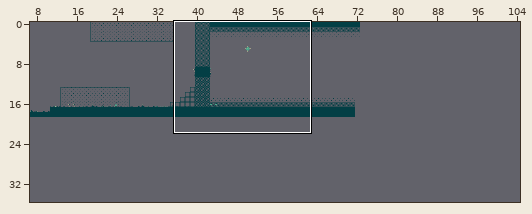
Tiled map -- main.data/level_1.tmx. The picture above shows the old version from afar; the outline marks the close-up.
Close-up. Before the commit:
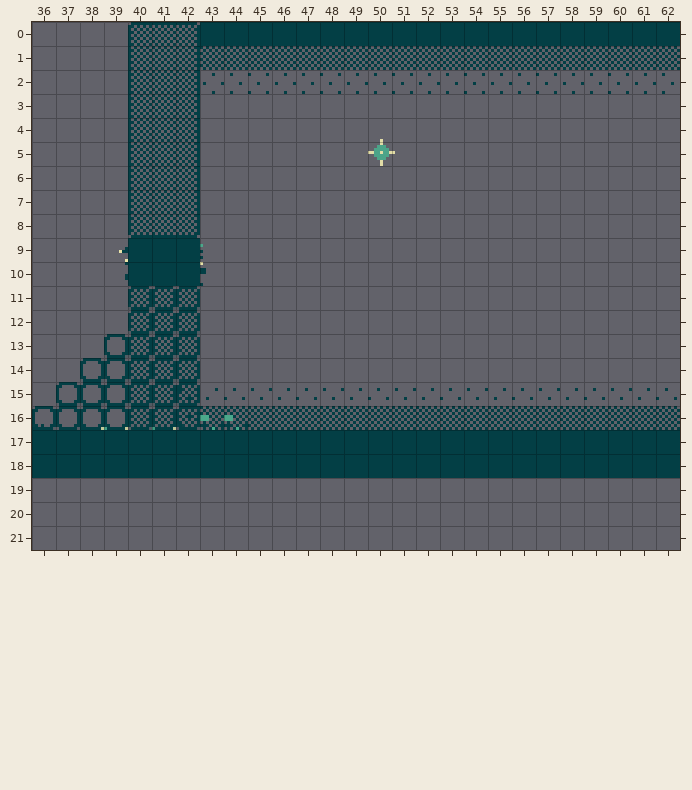
Cells are 8x8 px. Shown: x 36..62, y 0..21. The commit also changed other parts of the map, which this record leaves out. The old version is drawn lined up with the new one.
The result:
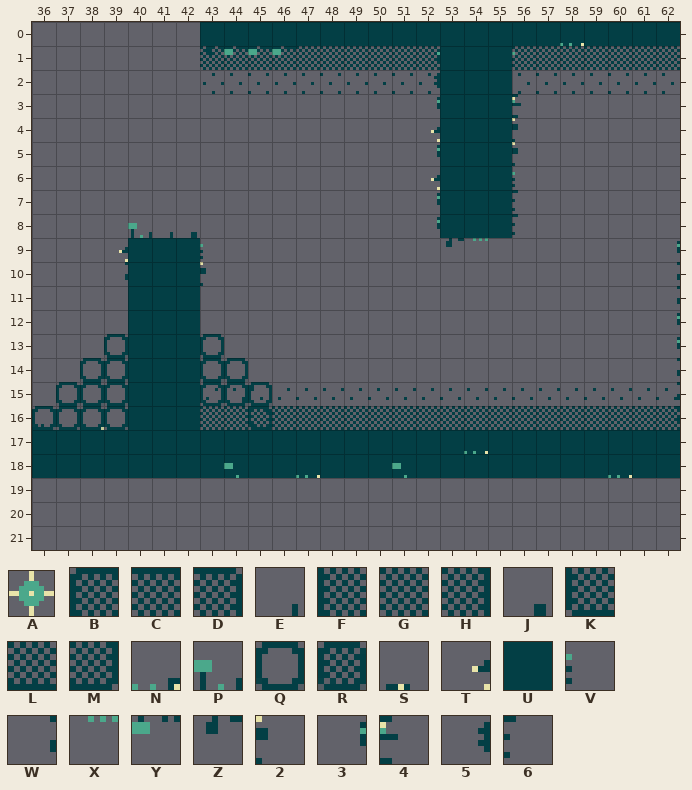
Key: from "enemies": A 0; from "tiles": B 5, C 6, D 7, E 8, F 69, G 70, H 71, J 74, K 133, L 134, M 135, N 137, P 138, Q 197, R 198, S 320, T 324, U 325, V 328, W 388, X 389, Y 390, Z 391, 2 392, 3 452, 4 456, 5 516, 6 520.
_ is an empty cell, . an unchanged one.
Objects are placed by their top-left corner, in cells (3,4 is the top-left corner of cell 3,4); size is 1x1 cell unless given.
Edits made:
map size 100x36 -> 157x36 cells
--- layer "collisions"
@@ x 53..55 @@
- 1 ___
- 2 ___
- 3 ___
- 4 ___
- 5 ___
- 6 ___
- 7 ___
- 8 ___
+ 1 UUU
+ 2 UUU
+ 3 UUU
+ 4 UUU
+ 5 UUU
+ 6 UUU
+ 7 UUU
+ 8 UUU
@@ x 40..42 @@
-11 ___
-12 ___
-13 ___
-14 ___
-15 ___
-16 ___
+11 UUU
+12 UUU
+13 UUU
+14 UUU
+15 UUU
+16 UUU
--- layer "decoration"
@@ x 39..62 @@
- 0 ..................._....
- 1 ....____....._..._......
- 2 ............._..........
- 3 ............._..._......
- 4 ............._..._......
- 5 ............._..._......
- 6 ............._..._......
- 7 ............._..._......
- 8 .___........._..._......
- 9 ..............__......._
-10 ......................._
-11 ......................._
-12 ......................._
-13 ......................._
-14 ......................._
-15 ......................._
-16 NSNEPP................._
-17 ..............._........
-18 .....U.._..._........_..
+ 0 ...................N....
+ 1 ....ZYYY.....3...V......
+ 2 .............5..........
+ 3 .............3...4......
+ 4 .............T...2......
+ 5 .............3...2......
+ 6 .............T...V......
+ 7 .............3...6......
+ 8 .PEJ.........3...6......
+ 9 ..............ZX.......3
+10 .......................W
+11 .......................W
+12 .......................3
+13 .......................3
+14 .......................W
+15 .......................W
+16 ______.................W
+17 ...............N........
+18 .....P..N...P........N..
--- layer "elements"
-A at 50,4.9 size 1.1x1.1
+(outside this view)
--- layer "foreground"
@@ x 40..42 @@
- 0 BCD
- 1 FGH
- 2 FGH
- 3 FGH
- 4 FGH
- 5 FGH
- 6 FGH
- 7 FGH
- 8 KLM
+ 0 ___
+ 1 ___
+ 2 ___
+ 3 ___
+ 4 ___
+ 5 ___
+ 6 ___
+ 7 ___
+ 8 ___
@@ x 40..45 @@
-11 RRR...
-12 RRR...
-13 RRR_..
-14 RRR__.
-15 RRR___
-16 RRR.._
+11 ___...
+12 ___...
+13 ___Q..
+14 ___QQ.
+15 ___QQQ
+16 ___..Q
